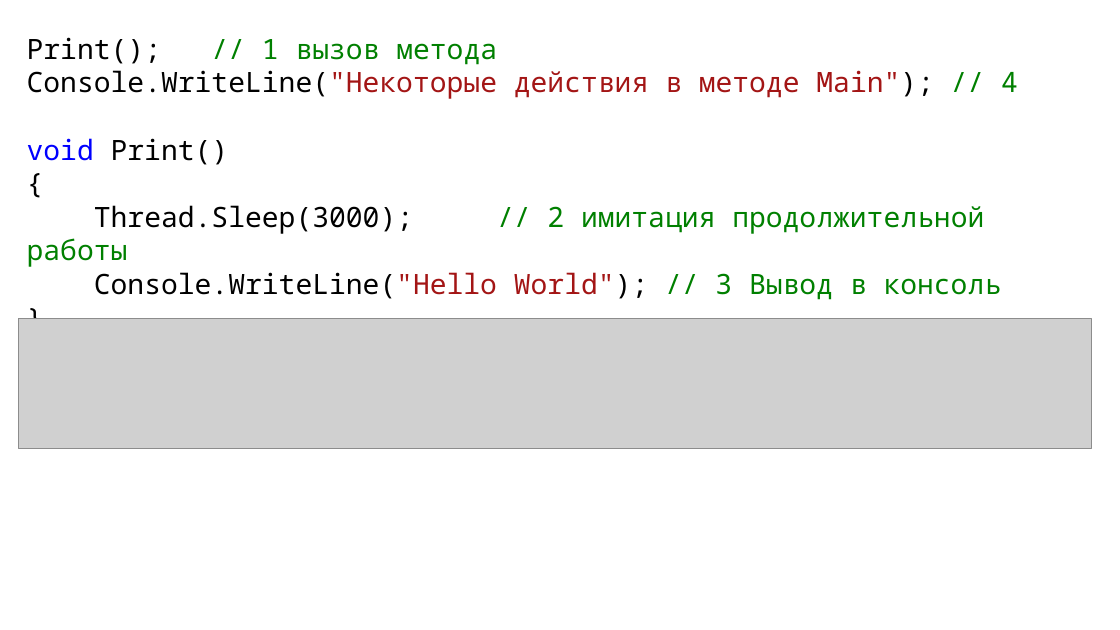
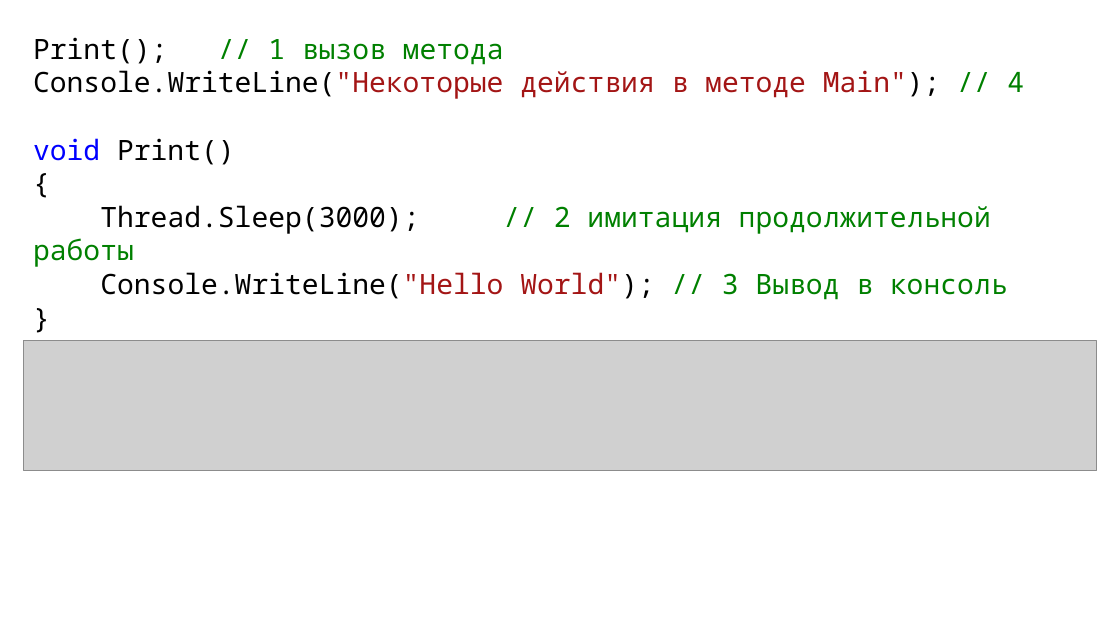
Before and after one commit to DaniilKlyukin/OOP-4, a slide deck: slide 5 of Лекции/ООП 1 лек 4.pptx. Drawn at 1120x630 pixels with LibreOffice and Linux fonts; fonts in the diff are those of the drawing; grey boxes stand for pictures. Boxes give left, top, right and bottom in pixels: in the first picture for what was removed or moved away, otherwise in the second. Text is boxed around its words. In the diff, an @@ line names an element or a change of style, - is before the commit and + after.

```diff
--- a/Лекции/ООП 1 лек 4.pptx
+++ b/Лекции/ООП 1 лек 4.pptx
@@ text "Print(); // 1 вызов метода": place and size @@
-text "Print(); // 1 вызов метода" at [27,37,1018,300]
+text "Print(); // 1 вызов метода" at [33,37,1024,300]
@@ picture: place and size @@
-picture at [18,318,1091,448]
+picture at [24,341,1096,471]
```
Also in this commit, not shown: 37 other slides changed.
